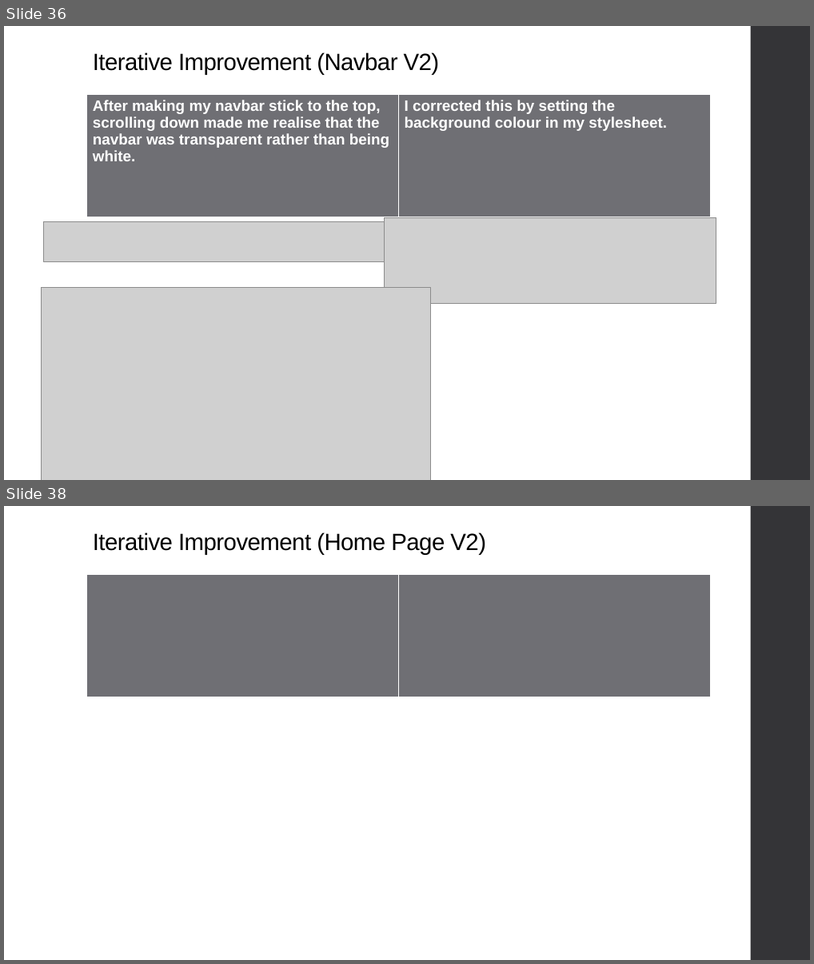
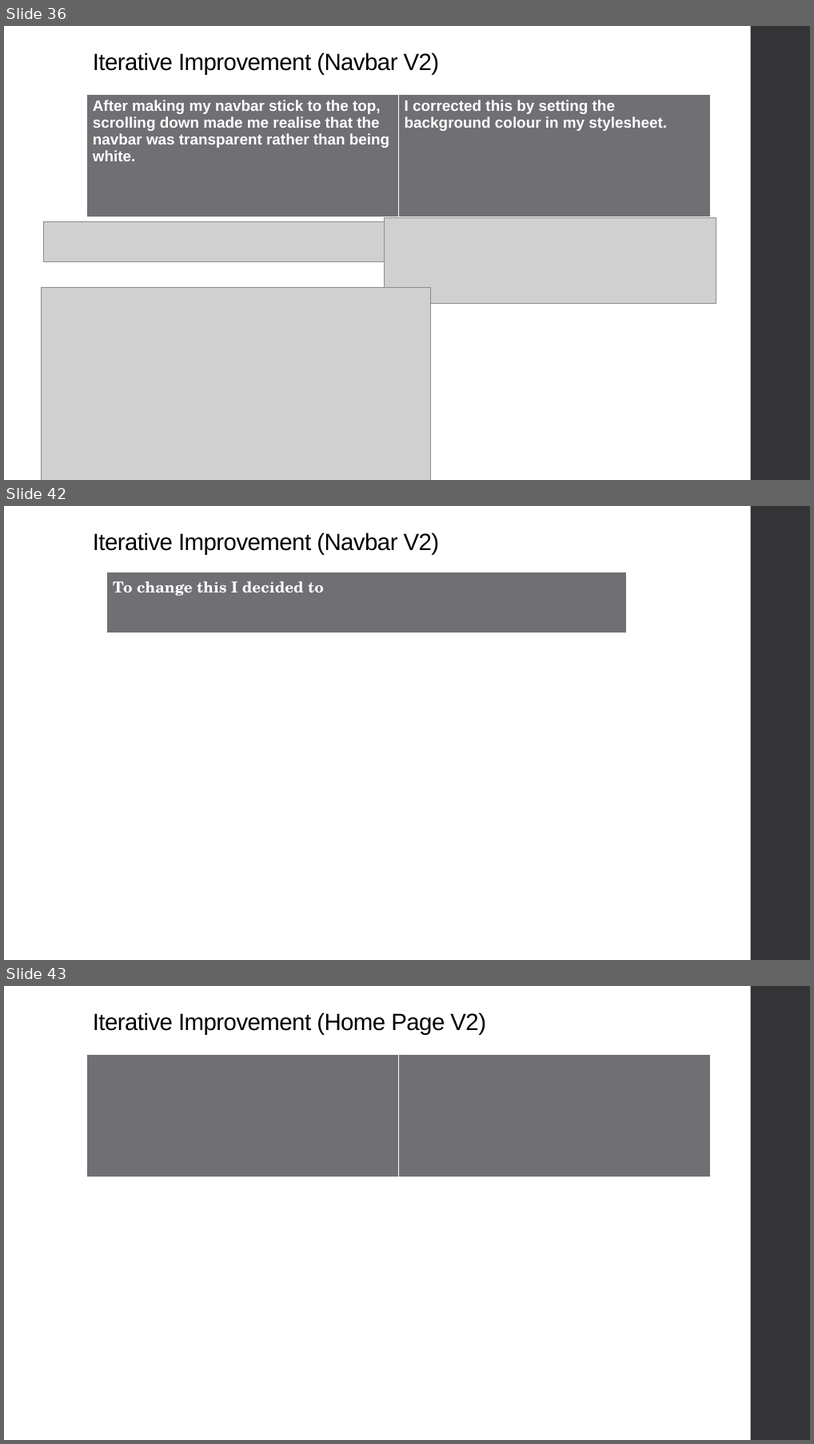
Before and after one commit to niuqaoJ-life/jollibee-fanpage, a slide deck: AS91903_91906_Evidence_Joaquin_Badenas.pptx. Shown one above the other, each under a label of ours: slides 36 and 38 before the commit, slides 36, 42 and 43 after it; the slides between them are not shown. The pictures are 814x964 and 814x1444 pixels, drawn with LibreOffice and Linux fonts; fonts in the diff are those of the drawing; grey boxes stand for pictures. Boxes give left, top, right and bottom in pixels: in the first picture for what was removed or moved away, otherwise in the second. Text is boxed around its words. In the diff, an @@ line names an element or a change of style, - is before the commit and + after.

```diff
--- a/AS91903_91906_Evidence_Joaquin_Badenas.pptx
+++ b/AS91903_91906_Evidence_Joaquin_Badenas.pptx
@@ slide 42 added at [4,506,810,960], background #FFFFFF; not listed: 1 template element that a slide beside it also shows @@
@@ title added at [93,532,440,555], 28 pt, text #000000 @@
+Iterative Improvement (Navbar V2)
@@ table added at [107,572,627,634], 1 rows, 1 columns @@
+To change this I decided to
@@ what was slide 38 is now slide 43 @@
```
Also in this commit, not shown: 1 slide changed, 4 other slides added, 1 other file.
